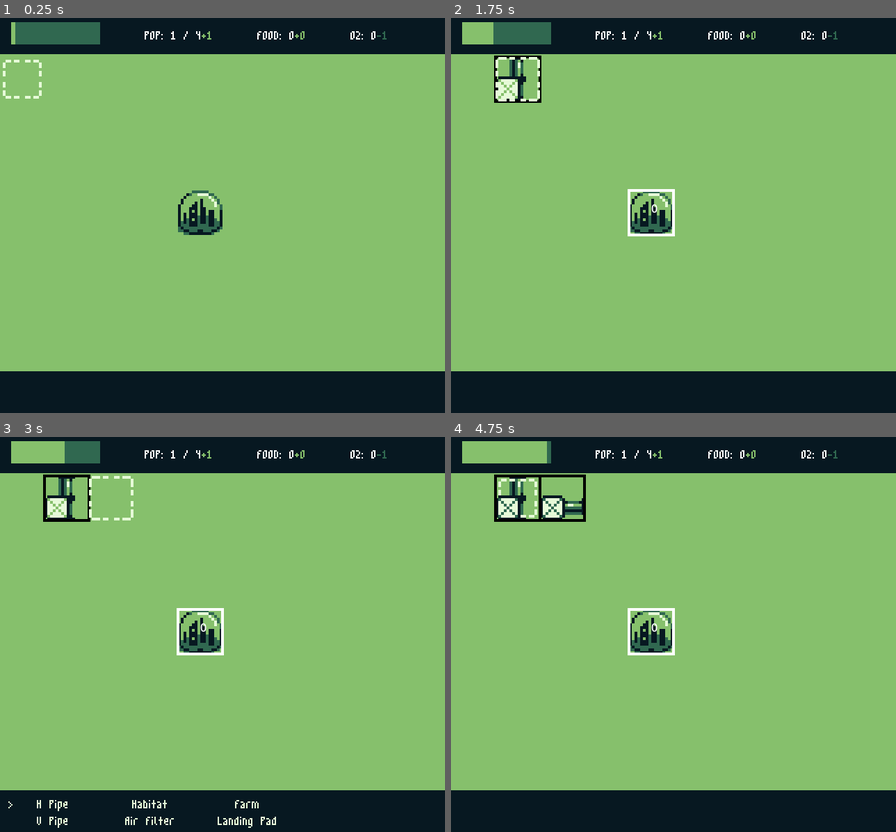
Above: before the commit, frames 1-4 (two rows, left to right).
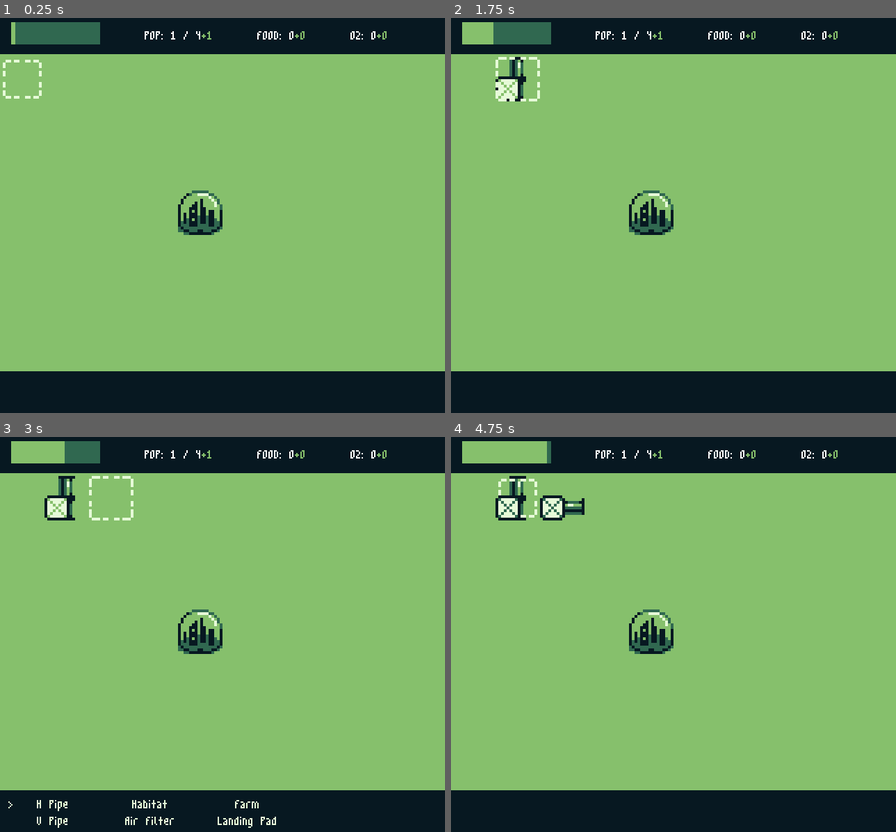
Above: after the commit, the same moments.

Repository: lrozanski/gb-jam-11_space
Game: Godot game, scene res://scenes/main.tscn
The game is run twice, just before and just after one commit, with the same random seed, the same clock (stepped at 60 frames per second) and the same inputs.
Inputs:
- Up to frame 1 (0.25 s): no input
- Up to frame 2 (1.75 s): hold D (Right) 0.53-1.28 s; tap Z (Confirm) at 0.6, 1.55 s; tap C (Start) at 0.8, 1.35 s; hold S (Down) from 1.28 s (still down)
- Up to frame 3 (3 s): tap Enter at 2 s; release S (Down) at 2.03 s; hold D (Right) 2.03-2.78 s; tap Z (Confirm) at 2.1 s; tap C (Start) at 2.3, 2.85 s; hold W (Up) from 2.78 s (still down)
- Up to frame 4 (4.75 s): tap Z (Confirm) at 3.05, 3.6, 4.55 s; release W (Up) at 3.53 s; hold A (Left) from 3.53 s (still down); tap C (Start) at 3.8, 4.35 s

The runs differ from the first frame. In frame 1, less than 0.1% of the frame differs, in the area x 84-87%, y 3-6%; in frame 2, 0.5%; in frame 3, 0.6%; in frame 4, 0.8%, in the area x 9-87%, y 3-56%.

Commit message:
Fixed bugs

Diff:
--- a/AnimationManager.gd
+++ b/AnimationManager.gd
@@ -3,6 +3,7 @@
 
 @onready var map: TileMap = $"%TileMap"
 @onready var cursor: Cursor = $"%Cursor"
+@onready var scene_tree: SceneTree = get_tree()
 
 
 func _ready():
@@ -14,7 +15,7 @@
 	_update_global_animations()
 
 
-func _on_building_removed(_building_name: String):
+func _on_building_removed(_building_name: String, _disabled: bool):
 	_update_global_animations()
 
 
@@ -24,7 +25,7 @@
 	for item in buildings:
 		var building = item as Building
 
-		if building.disabled:
+		if is_instance_valid(building) && building.disabled:
 			building.restart_animations()
 
 	cursor.restart_animation()
--- a/buildings/BaseManager.gd
+++ b/buildings/BaseManager.gd
@@ -3,27 +3,18 @@
 
 @onready var map: Map = $"%TileMap"
 @onready var buildings: Buildings = $"%Buildings"
-@onready var timer: Timer = $"Timer"
 
 var enabled_buildings: Array[Building] = []
 var disabled_buildings: Array[Building] = []
 
-
 var font: FontFile
 var process = false
-var process_params = {}
 
 func _ready():
-	#map.connect("building_built", _on_building_built, CONNECT_DEFERRED)
-	map.connect("building_built", _on_timeout)
-	map.connect("building_removed", _on_timeout)
-	timer.connect("timeout", _on_building_built)
+	map.connect("building_built", func(_a, _b): process = true, CONNECT_DEFERRED)
+	map.connect("building_removed", func(_a, _b): process = true, CONNECT_DEFERRED)
 
 	font = ThemeDB.fallback_font
-
-
-func _on_timeout(_building_name: String = "", _tile_position: Vector2i = Vector2i.ZERO):
-	timer.start()
 
 
 func _tile_to_global(tile_position: Vector2i):
@@ -31,56 +22,54 @@
 	return map.to_global(map_local)
 
 
-# FIXME: Investigate this!
-# FIXME: This has a bug that occurs for some connections, but not others
-func _on_building_built():
-	# if !process:
-	# 	process = true
-	# 	process_params = {
-	# 		"building_name": building_name,
-	# 		"tile_position": tile_position
-	# 	}
-	# 	return
+func _on_building_built(_building_name: String = "", _tile_position: Vector2i = Vector2i.ZERO):
+	if !process:
+		process = true
+		return
 
-	# process = false
+	process = false
 
 	enabled_buildings.clear()
 	disabled_buildings.clear()
 
-	var hq: Building = get_tree().get_first_node_in_group("hq") as Building
+	var tree = get_tree()
+	var hq: Building = tree.get_first_node_in_group("hq") as Building
 	var updated: Array[Vector2i] = hq.update_connections(hq.get_tile_position(), true)
 	updated.insert(0, hq.get_tile_position())
-	var all_buildings = get_tree().get_nodes_in_group("buildings")
+	var all_buildings = tree.get_nodes_in_group("buildings")
 
 	for item in all_buildings:
+		if !is_instance_valid(item):
+			continue
+
 		var building = item as Building
 
 		if not building.get_tile_position() in updated:
-			building.disable_building()
-			disabled_buildings.append(building)
+				building.disable_building()
+				disabled_buildings.append(building)
 		else:
 			building.enable_building()
 			enabled_buildings.append(building)
 
-	print("Updated building state. Enabled: %d" % updated.size())
+	print("Updated building state. Enabled: %s" % updated.size())
+	print("Max population: %s" % ResourceManager.MAX_POPULATION)
 	queue_redraw()
 
 
-# func _process(_delta):
-# 	if process:
-# 		_on_building_built(process_params.get("building_name"), process_params.get("tile_position"))
-# 		process = false
-# 		process_params = {}
+func _physics_process(_delta):
+	if process:
+		_on_building_built()
 
 
 func _draw():
-	var i = 0
-	for building in enabled_buildings:
-		var rect = Rect2(building.global_position, Vector2(Map.TILE_SIZE, Map.TILE_SIZE))
-		draw_rect(rect, Color.WHITE, false, 4.0)
-		draw_string(font, rect.get_center(), "%s" % i)
-		i+=1
+	pass
+	# var i = 0
+	# for building in enabled_buildings:
+	# 	var rect = Rect2(building.global_position, Vector2(Map.TILE_SIZE, Map.TILE_SIZE))
+	# 	draw_rect(rect, Color.WHITE, false, 4.0)
+	# 	draw_string(font, rect.get_center(), "%s" % i)
+	# 	i+=1
 
-	for building in disabled_buildings:
-		var rect = Rect2(building.global_position, Vector2(Map.TILE_SIZE, Map.TILE_SIZE))
-		draw_rect(rect, Color.BLACK, false, 4.0)
+	# for building in disabled_buildings:
+	# 	var rect = Rect2(building.global_position, Vector2(Map.TILE_SIZE, Map.TILE_SIZE))
+	# 	draw_rect(rect, Color.BLACK, false, 4.0)
--- a/buildings/Building.gd
+++ b/buildings/Building.gd
@@ -20,11 +20,18 @@
 @onready var map: Map = $"/root/Scene/%TileMap"
 @onready var resource_manager: ResourceManager = $"/root/Scene/%ResourceManager"
 @onready var disabled_overlay: AnimatedSprite2D = $"DisabledOverlay";
+@onready var world_2d: World2D
 
 
 func _ready():
+	world_2d = get_viewport().find_world_2d()
+
 	connect("activated", resource_manager.on_building_state_changed)
 	connect("deactivated", resource_manager.on_building_state_changed)
+
+	if is_hq:
+		disabled_overlay.stop()
+		disabled_overlay.visible = false
 
 
 func get_tile_position():
@@ -56,18 +63,17 @@
 
 
 func find_neighbouring_buildings(current: Building):
-	var world2d = get_world_2d()
 	var neighbouring_buildings = [
-		Buildings.query_building(current.global_position + Vector2(-Map.TILE_SIZE, 0), world2d),
-		Buildings.query_building(current.global_position + Vector2(Map.TILE_SIZE, 0), world2d),
-		Buildings.query_building(current.global_position + Vector2(0, -Map.TILE_SIZE), world2d),
-		Buildings.query_building(current.global_position + Vector2(0, Map.TILE_SIZE), world2d),
+		Buildings.query_building(current.global_position + Vector2(-Map.TILE_SIZE, 0), world_2d),
+		Buildings.query_building(current.global_position + Vector2(Map.TILE_SIZE, 0), world_2d),
+		Buildings.query_building(current.global_position + Vector2(0, -Map.TILE_SIZE), world_2d),
+		Buildings.query_building(current.global_position + Vector2(0, Map.TILE_SIZE), world_2d),
 	]
 	var actual_buildings: Array[Building] = []
 	var allow_only_pipes = true if (not current is Pipe) else false
 
 	for building in neighbouring_buildings:
-		if building == null:
+		if current == null || building == null:
 			continue
 		if allow_only_pipes && not building is Pipe:
 			continue
@@ -113,18 +119,24 @@
 
 
 func restart_animations():
-	# TODO: Add the building animation itself
+	if !disabled:
+		return
+
 	disabled_overlay.stop()
 	disabled_overlay.play("default")
 
 
 func enable_building():
+	if !disabled:
+		return
 	disabled = false
 	disabled_overlay.stop()
 	disabled_overlay.visible = false
 
 
 func disable_building():
+	if disabled:
+		return
 	disabled = true
 	disabled_overlay.stop()
 	disabled_overlay.play("default")
--- a/buildings/base_manager.tscn
+++ b/buildings/base_manager.tscn
@@ -4,7 +4,3 @@
 
 [node name="BaseManager" type="Node2D"]
 script = ExtResource("1_gu8qy")
-
-[node name="Timer" type="Timer" parent="."]
-wait_time = 0.1
-one_shot = true
--- a/map/Map.gd
+++ b/map/Map.gd
@@ -2,7 +2,7 @@
 class_name Map
 
 signal building_built(building: String, tile_position: Vector2i)
-signal building_removed(building: String)
+signal building_removed(building: String, disabled: bool)
 
 static var SPRITE_SIZE: int = 16
 static var TILE_SCALE: int = 4
@@ -73,5 +73,5 @@
 	var building = Buildings.query_building(cursor_position, get_world_2d())
 
 	if building != null:
-		building_removed.emit(building.get_meta("type"))
+		building_removed.emit(building.get_meta("type"), building.disabled)
 		building.queue_free()
--- a/resources/ResourceManager.gd
+++ b/resources/ResourceManager.gd
@@ -10,7 +10,7 @@
 
 static var POPULATION_PER_TICK = 1
 static var FOOD_PER_TICK = 0
-static var OXYGEN_PER_TICK = -1
+static var OXYGEN_PER_TICK = 0
 
 static var POPULATION_PER_SECOND = 0.2
 
@@ -21,8 +21,24 @@
 @onready var food_label: ResourceLabel = ui_resources.get_node("Food")
 @onready var oxygen_label: ResourceLabel = ui_resources.get_node("Oxygen")
 
+var resource_change_buffer = {
+	"population": 0,
+	"max_population": 0,
+	"food": 0,
+	"oxygen": 0
+}
+
 
 func _ready():
+	POPULATION = 1
+	MAX_POPULATION = 0
+	FOOD = 0
+	OXYGEN = 0
+
+	POPULATION_PER_TICK = 1
+	FOOD_PER_TICK = 0
+	OXYGEN_PER_TICK = 0
+
 	map.connect("building_built", _on_building_built)
 	map.connect("building_removed", _on_building_removed)
 
@@ -47,8 +63,10 @@
 			pass
 
 
-func _on_building_removed(building: String):
-	on_building_state_changed(building, false)
+func _on_building_removed(building: String, disabled: bool):
+	if disabled:
+		return
+	on_building_state_changed(building, true)
 
 
 func on_building_state_changed(type: String, disabled: bool):
@@ -72,27 +90,42 @@
 
 
 func update_resources():
-	POPULATION += POPULATION_PER_TICK
-	FOOD += FOOD_PER_TICK
-	OXYGEN += OXYGEN_PER_TICK
-
-	_update_resource_ui()
-	population_changed.emit()
+	resource_change_buffer["population"] += POPULATION_PER_TICK
+	resource_change_buffer["food"] += FOOD_PER_TICK
+	resource_change_buffer["oxygen"] += OXYGEN_PER_TICK
 
 
 func increase_max_population():
-	MAX_POPULATION += 4
-	_update_resource_ui()
-	population_changed.emit()
+	resource_change_buffer["max_population"] += 4
 
 
 func decrease_max_population():
-	MAX_POPULATION -= 4
-	_update_resource_ui()
-	population_changed.emit()
+	resource_change_buffer["max_population"] -= 4
 
 
 func _update_resource_ui():
 	population_label.update_label(POPULATION, POPULATION_PER_TICK, MAX_POPULATION)
 	food_label.update_label(FOOD, FOOD_PER_TICK)
 	oxygen_label.update_label(OXYGEN, OXYGEN_PER_TICK)
+
+
+func _process(_delta):
+	if (
+		resource_change_buffer["population"] != 0
+		|| resource_change_buffer["max_population"] != 0
+		|| resource_change_buffer["food"] != 0
+		|| resource_change_buffer["oxygen"] != 0
+	):
+		POPULATION += resource_change_buffer["population"]
+		MAX_POPULATION += resource_change_buffer["max_population"]
+		FOOD += resource_change_buffer["food"]
+		OXYGEN += resource_change_buffer["oxygen"]
+		_update_resource_ui()
+		population_changed.emit()
+
+		resource_change_buffer = {
+			"population": 0,
+			"max_population": 0,
+			"food": 0,
+			"oxygen": 0
+		}
--- a/ui/Cursor.gd
+++ b/ui/Cursor.gd
@@ -41,7 +41,9 @@
 	if Input.is_action_just_pressed("Confirm"):
 		var building = Buildings.query_building(global_position, get_world_2d())
 
-		if building != null:
+		if is_instance_valid(building) && building != null:
+			if building.is_hq:
+				return
 			demolish_building.emit()
 			print("demolish_building")
 		else:
--- a/ui/disabled_overlay.tscn
+++ b/ui/disabled_overlay.tscn
@@ -25,7 +25,6 @@
 }]
 
 [node name="DisabledOverlay" type="AnimatedSprite2D"]
-visible = false
 scale = Vector2(4, 4)
 sprite_frames = SubResource("SpriteFrames_3dsol")
 centered = false
